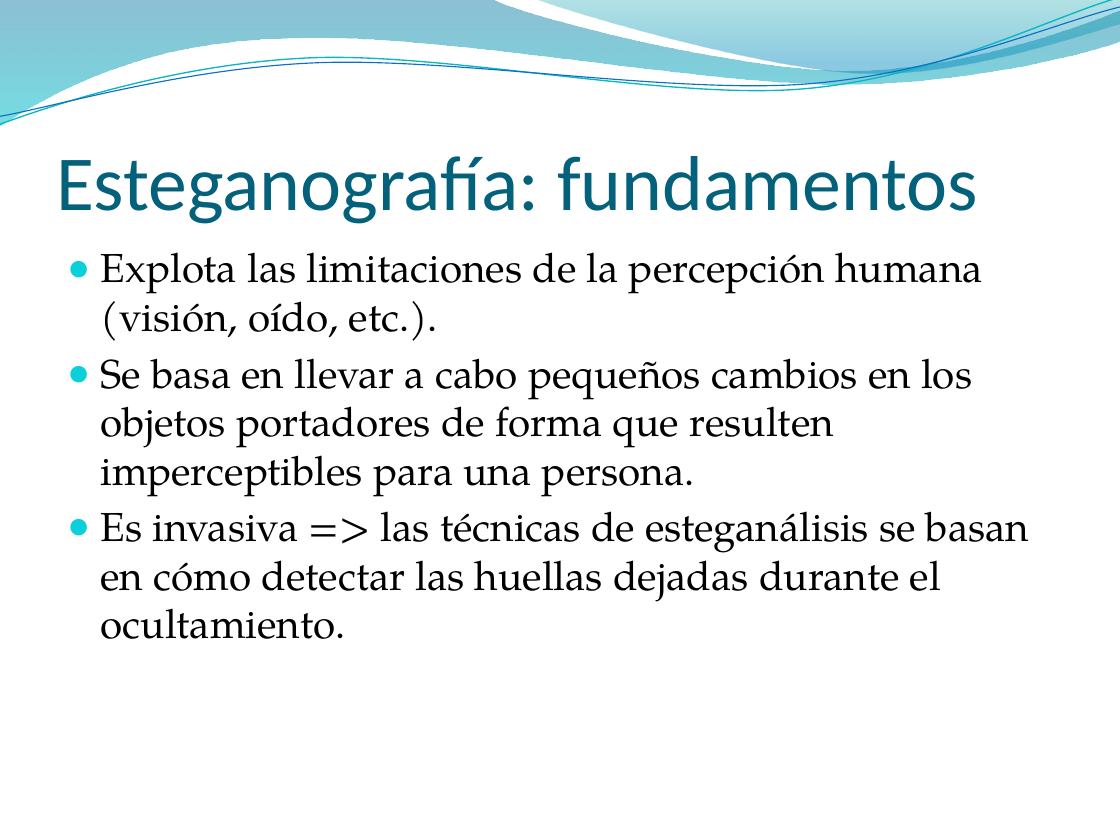
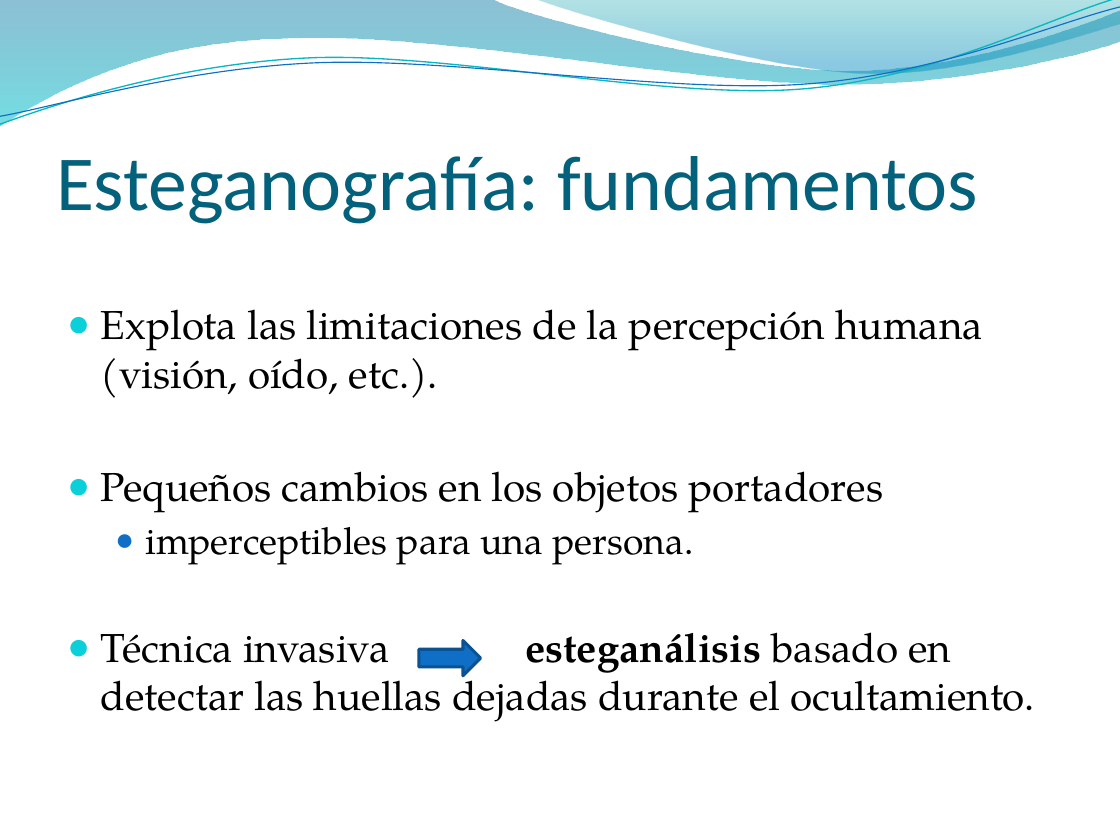
Before and after one commit to pasruiben/esteganografia-criptografia, a slide deck: slide 8 of doc/Ocultar datos en archivos de sonido.pptx (slide 5 before the commit). Drawn at 1120x840 pixels with LibreOffice and Linux fonts; fonts in the diff are those of the drawing; background and template pictures are left out. Boxes give left, top, right and bottom in pixels: in the first picture for what was removed or moved away, otherwise in the second. Text is boxed around its words. In the diff, an @@ line names an element or a change of style, - is before the commit and + after.

```diff
--- a/doc/Ocultar datos en archivos de sonido.pptx
+++ b/doc/Ocultar datos en archivos de sonido.pptx
@@ text at [101, 471, 1035, 722]: text changed @@
-● Se basa en llevar a cabo pequeños cambios en los objetos portadores de forma que resulten imperceptibles para una persona.
-● Es invasiva => las técnicas de esteganálisis se basan en cómo detectar las huellas dejadas durante el ocultamiento.
+● Pequeños cambios en los objetos portadores
+  ● imperceptibles para una persona.
+● Técnica invasiva esteganálisis basado en detectar las huellas dejadas durante el ocultamiento.
@@ right arrow added at [419, 641, 480, 675], fill #0F6FC6, outline #0B5292 2 pt @@
```
Also in this commit, not shown: 16 other slides changed, 21 slides added.
